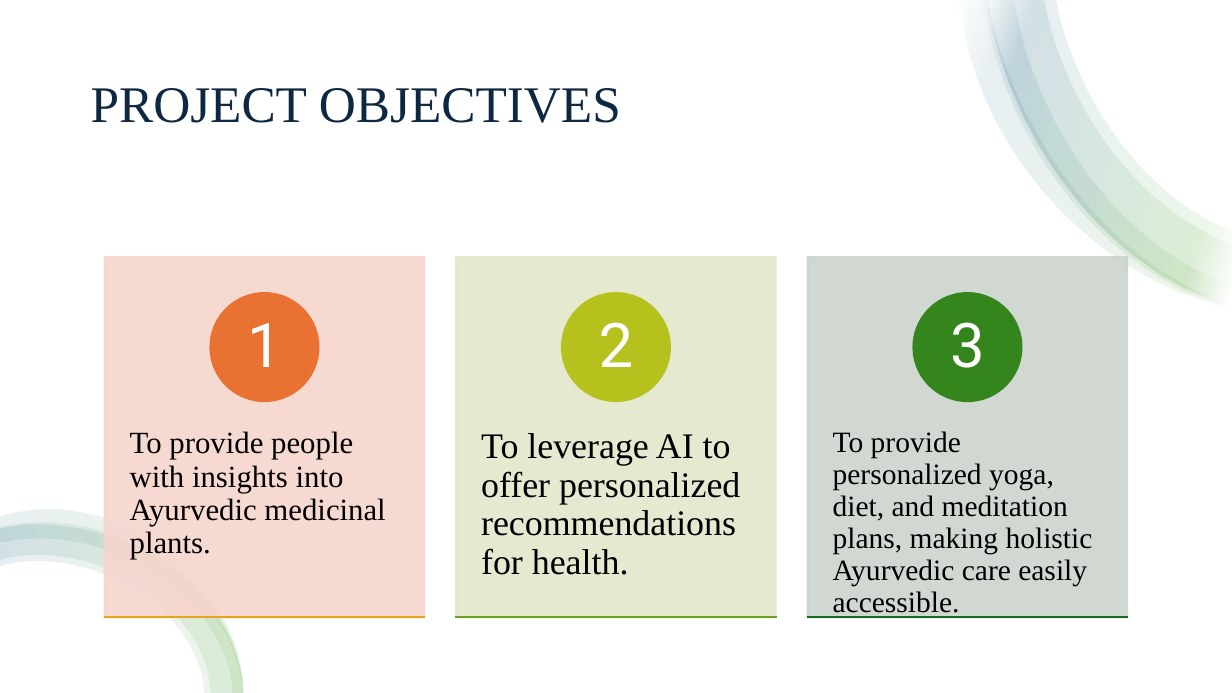
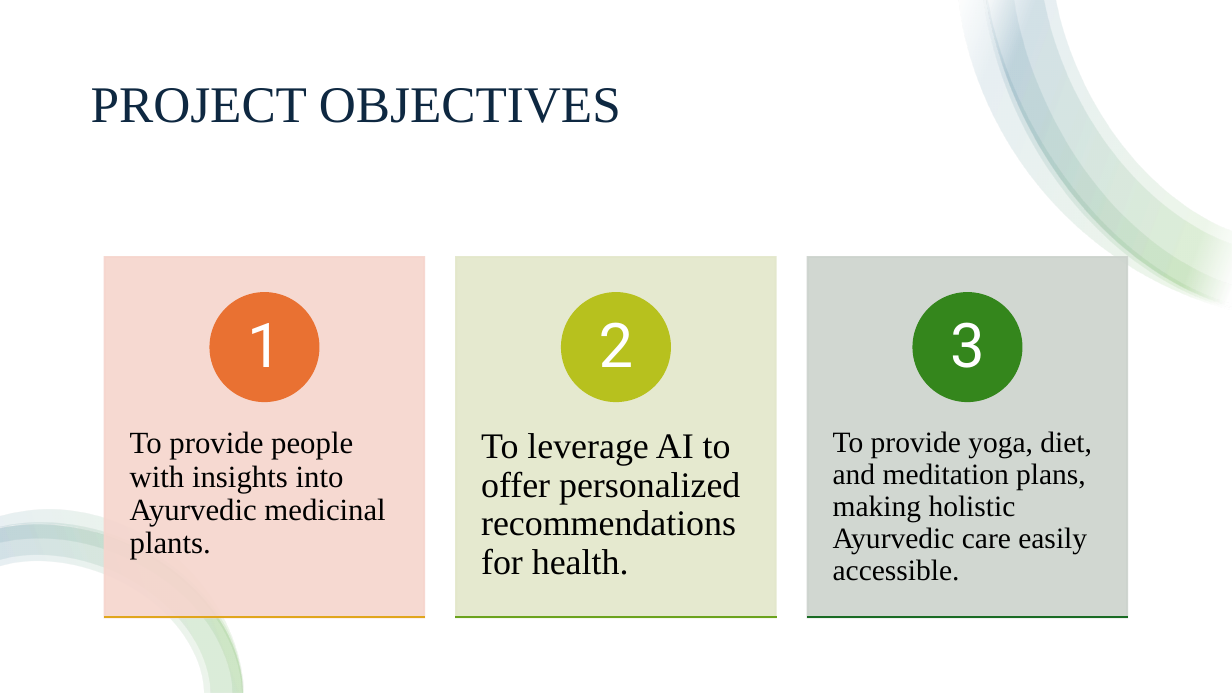
Before and after one commit to vk07kiran/Ayurvedic-Intelligence, a slide deck: slide 4 of More Info/Updated.pptx. Drawn at 1232x693 pixels with LibreOffice and Linux fonts; fonts in the diff are those of the drawing. Boxes give left, top, right and bottom in pixels: in the first picture for what was removed or moved away, otherwise in the second. Text is boxed around its words. In the diff, an @@ line names an element or a change of style, - is before the commit and + after.

```diff
--- a/More Info/Updated.pptx
+++ b/More Info/Updated.pptx
@@ text at [833, 431, 1092, 581]: text changed @@
-To provide personalized yoga, diet, and meditation plans, making holistic Ayurvedic care easily accessible.
+To provide yoga, diet, and meditation plans, making holistic Ayurvedic care easily accessible.
```
Also in this commit, not shown: 6 other slides changed, 3 slides added, 1 slide removed.
